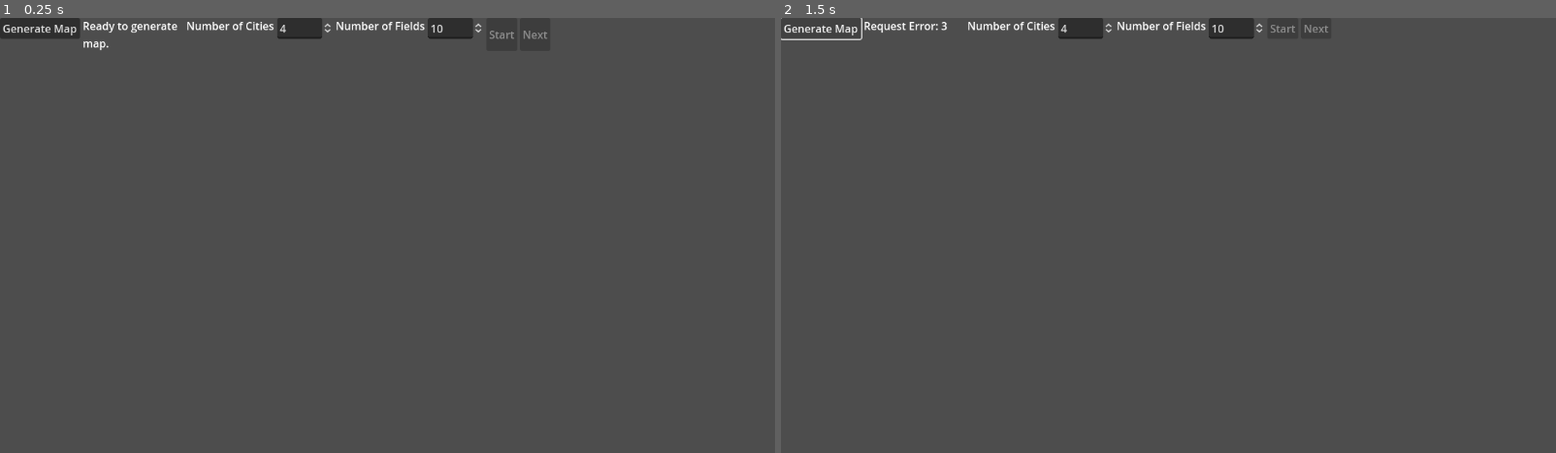
Above: before the commit, frames 1-2 (left to right).
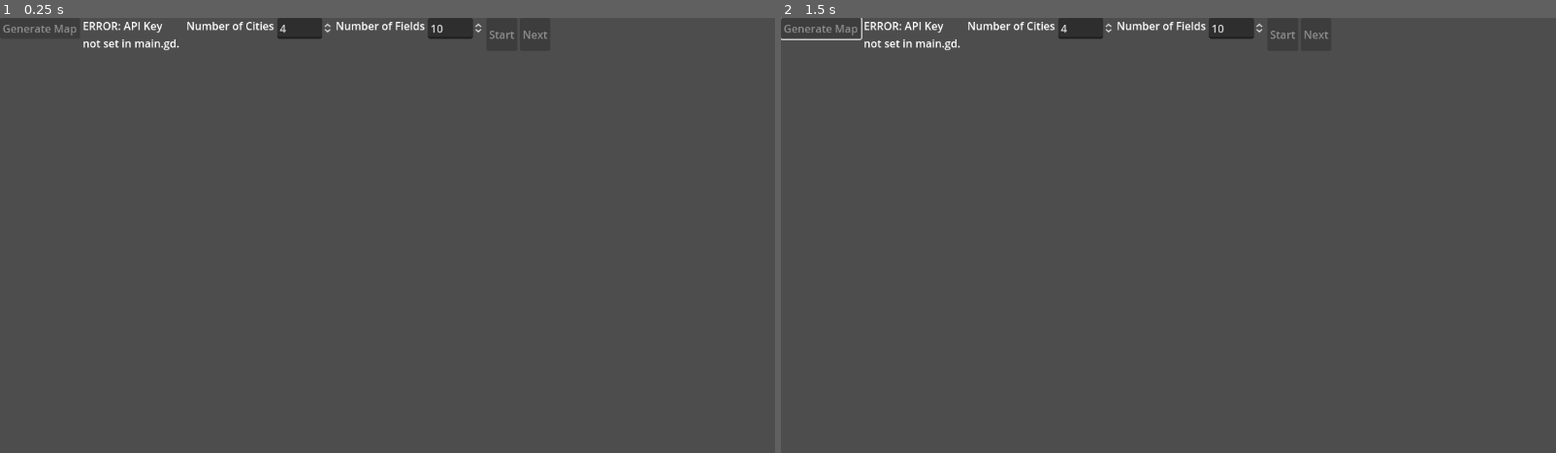
Above: after the commit, the same moments.

Repository: Penguin2311/Agent-Warfare
Game: Godot game, scene res://Main.tscn
Two runs of this game, one before a commit and one after it. Both use one fixed random seed, a clock stepped at 60 frames per second and the inputs below.
Inputs (mouse positions are in pixels of both pictures, inside the frame that each line leads up to):
- Up to frame 1 (0.25 s): no input
- Up to frame 2 (1.5 s): click (819, 26) at 0.5 s, where only the run before the commit has a clickable "Generate Map"; click (819, 26) at 1.25 s, where only the run before the commit has a clickable "Generate Map"

The runs differ from the first frame. In frame 1, 0.3% of the frame differs, in the area x 0-24%, y 0-8%; in frame 2, 0.4%, in the area x 0-71%, y 0-8%.

Commit message:
update main.gd

Diff:
--- a/main.gd
+++ b/main.gd
@@ -15,7 +15,7 @@
 @onready var next_turn_button: Button = $VBoxContainer/NextTurnButton # Add this button
 
 # --- API and Game State ---
-var api_key = 'AIzaSyDEyEJnccvexj6WNPwnFW2ptzFkwK-pGwc' # Replace with your actual key or load securely
+var api_key = OS.get_environment("GOOGLE_API_KEY") # Replace with your actual key or load securely
 var gemini_api_url = "https://generativelanguage.googleapis.com/v1beta/models/gemini-2.0-flash:generateContent?key=" # Using 1.5 Flash as example
 
 var current_turn_faction: Unit.Faction = Unit.Faction.PLAYER
